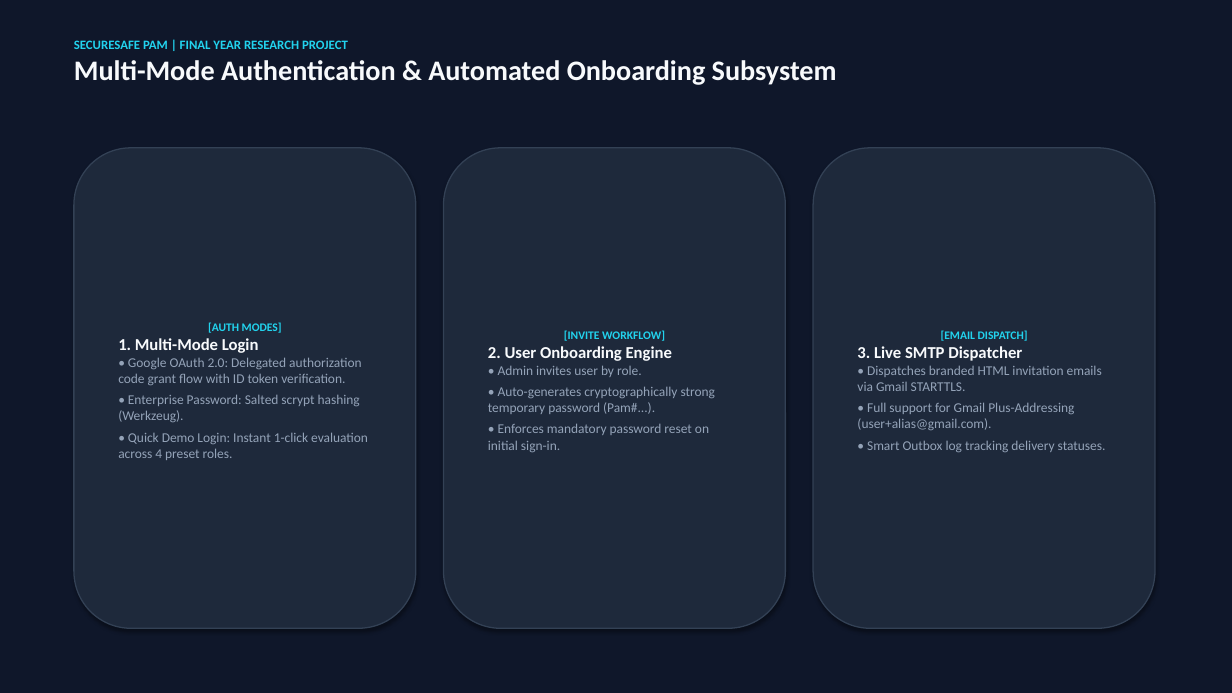
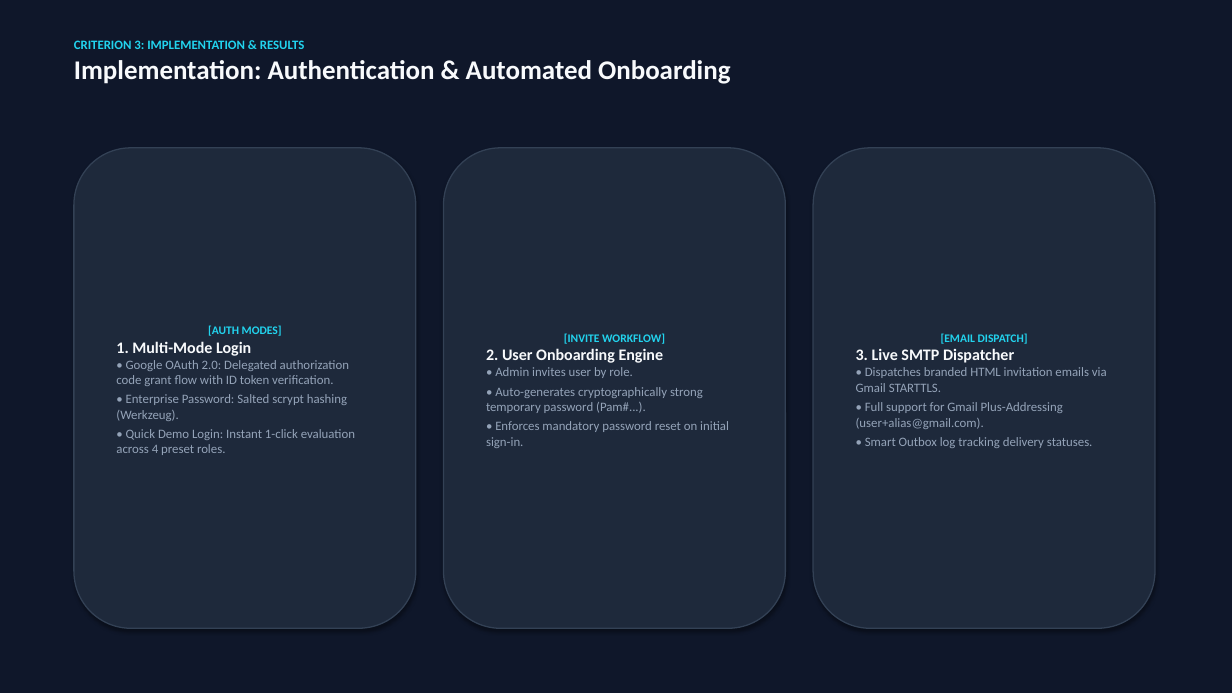
Before and after one commit to Poornadananjaya2001/Dynamic-PAM-System-, a slide deck: slide 14 of PRESENTATION_SLIDES_SECURESAFE_PAM.pptx (slide 11 before the commit). Drawn at 1232x693 pixels with LibreOffice and Linux fonts; fonts in the diff are those of the drawing. Boxes give left, top, right and bottom in pixels: in the first picture for what was removed or moved away, otherwise in the second. Text is boxed around its words. In the diff, an @@ line names an element or a change of style, - is before the commit and + after.

```diff
--- a/PRESENTATION_SLIDES_SECURESAFE_PAM.pptx
+++ b/PRESENTATION_SLIDES_SECURESAFE_PAM.pptx
@@ text at (74,40,730,84): text changed; size 22 to 21 pt @@
-SECURESAFE PAM | FINAL YEAR RESEARCH PROJECT
-Multi-Mode Authentication & Automated Onboarding Subsystem
+CRITERION 3: IMPLEMENTATION & RESULTS
+Implementation: Authentication & Automated Onboarding
@@ text in rounded rectangle at (116,341,355,455): size 13 to 12.5 pt in "1. Multi-Mode Login"; size 10.5 to 10 pt in "• Google OAuth 2.0: Delegated authorization code ...", "• Enterprise Password: Salted scrypt hashing (Werkzeug).", "• Quick Demo Login: Instant 1-click evaluation ..."; less space between paragraphs @@
@@ text in rounded rectangle at (486,348,729,448): size 13 to 12.5 pt in "2. User Onboarding Engine"; size 10.5 to 10 pt in "• Admin invites user by role.", "• Auto-generates cryptographically strong temporary password ...", "• Enforces mandatory password reset on initial ..."; less space between paragraphs @@
@@ text in rounded rectangle at (856,348,1107,448): size 13 to 12.5 pt in "3. Live SMTP Dispatcher"; size 10.5 to 10 pt in "• Dispatches branded HTML invitation emails via ...", "• Full support for Gmail Plus-Addressing (user+alias@gmail.c ...", "• Smart Outbox log tracking delivery statuses."; less space between paragraphs @@
```
Also in this commit, not shown: 18 other slides changed, 7 slides added, 1 slide removed, 1 other file.
